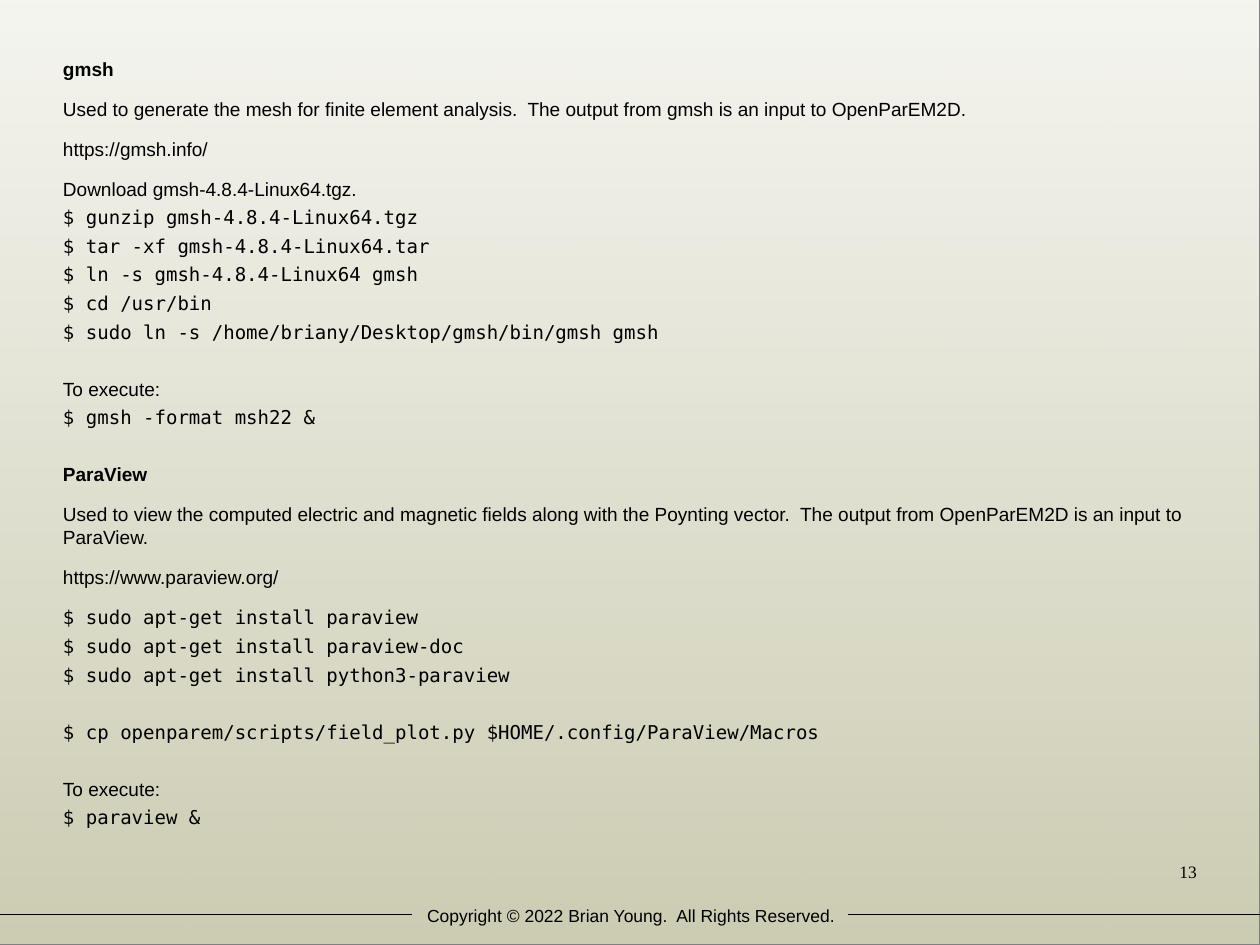
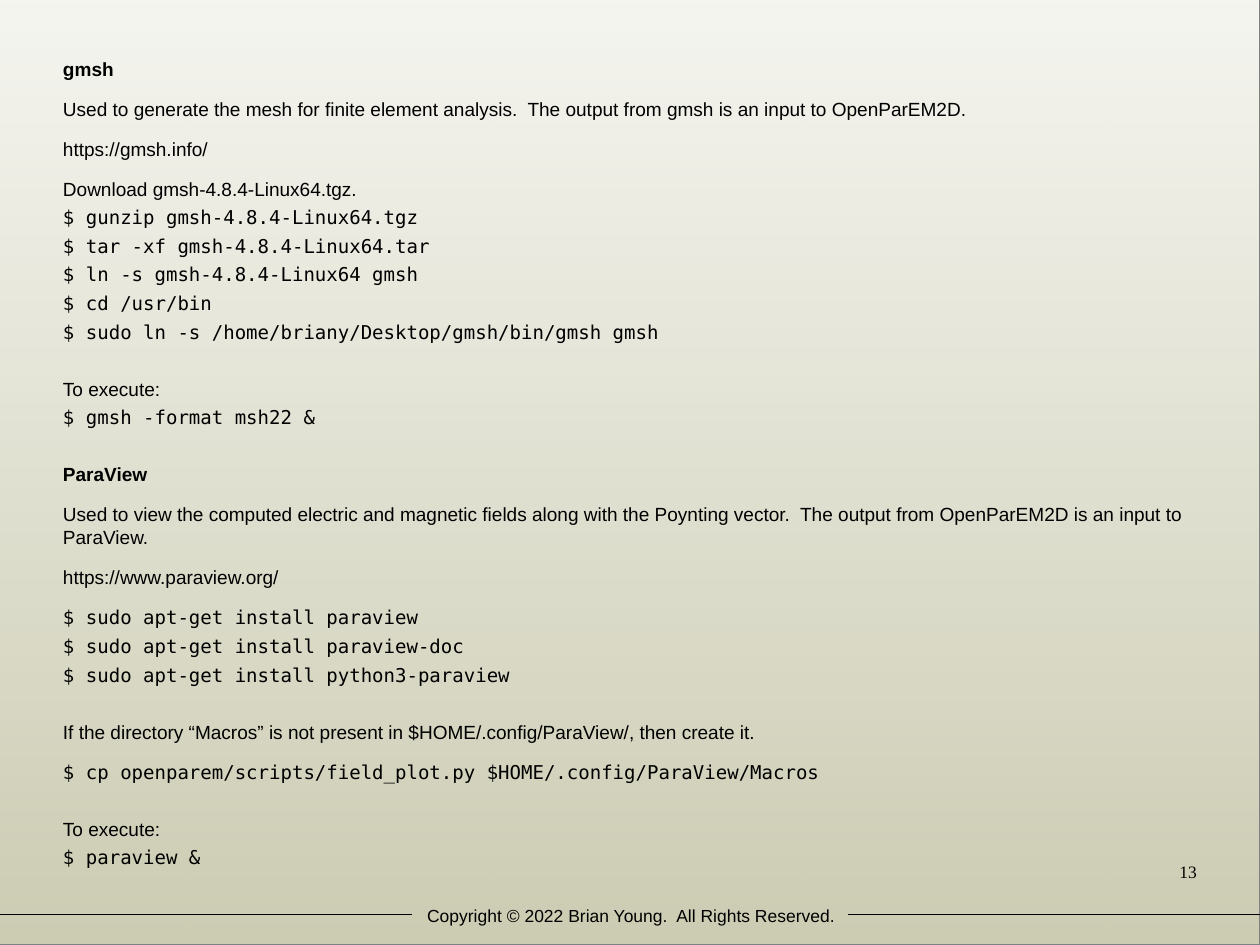
Before and after one commit to OpenParEM/OpenParEM2D, a slide deck: slide 13 of doc/openparem2D_installation.odp. Drawn at 1260x945 pixels with LibreOffice and Linux fonts; fonts in the diff are those of the drawing. Boxes give left, top, right and bottom in pixels: in the first picture for what was removed or moved away, otherwise in the second. Text is boxed around its words. In the diff, an @@ line names an element or a change of style, - is before the commit and + after.

```diff
--- a/doc/openparem2D_installation.odp
+++ b/doc/openparem2D_installation.odp
@@ text at box(63, 725, 755, 743): paragraph added @@
+If the directory “Macros” is not present in $HOME/.config/ParaView/, then create it.
```
Also in this commit, not shown: 2 other slides changed, 4 other files.
